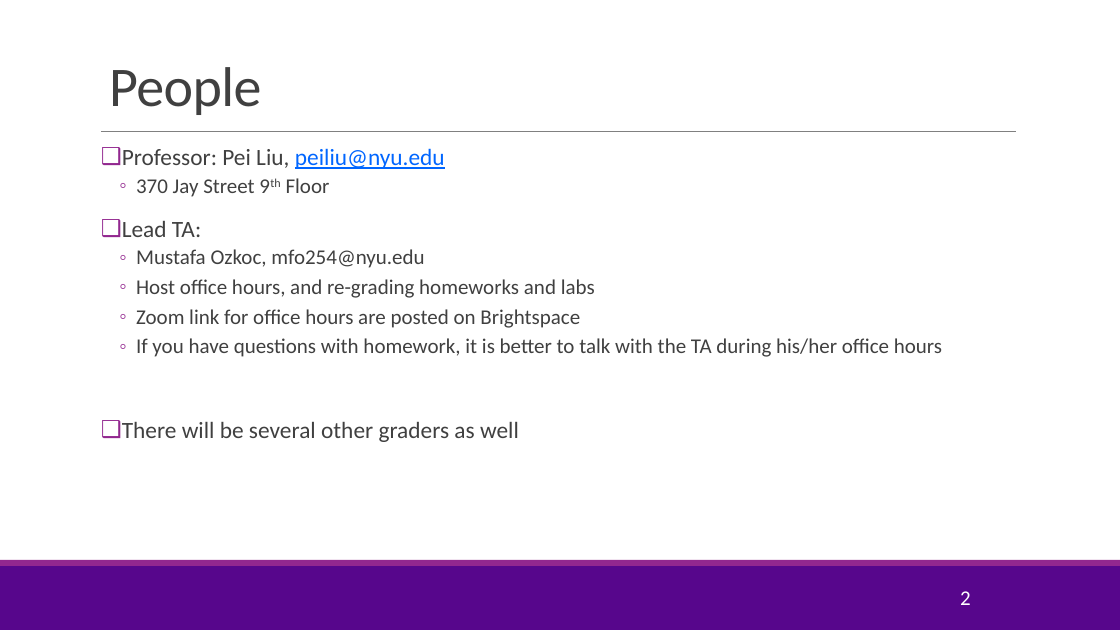
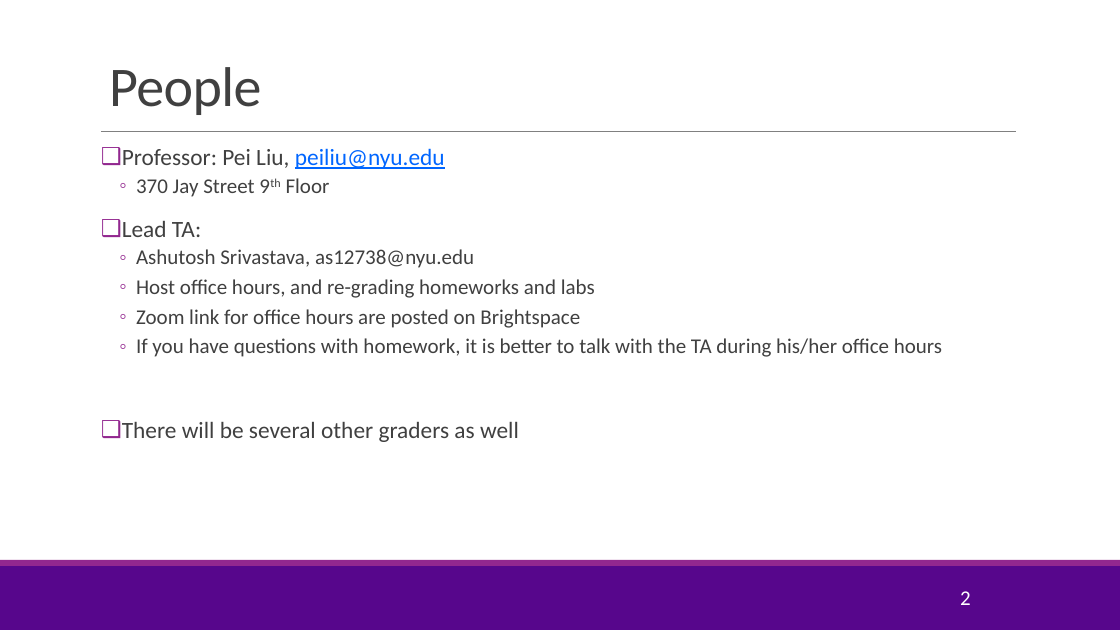
Before and after one commit to pliugithub/MachineLearning, a slide deck: slide 2 of lectures/CourseAdmin.pptx. Drawn at 1120x630 pixels with LibreOffice and Linux fonts; fonts in the diff are those of the drawing; background and template pictures are left out. Boxes give left, top, right and bottom in pixels: in the first picture for what was removed or moved away, otherwise in the second. Text is boxed around its words. In the diff, an @@ line names an element or a change of style, - is before the commit and + after.

```diff
--- a/lectures/CourseAdmin.pptx
+++ b/lectures/CourseAdmin.pptx
@@ text at (x1=136, y1=249, x2=474, y2=268): text changed @@
-  ◦ Mustafa Ozkoc, mfo254@nyu.edu
+  ◦ Ashutosh Srivastava, as12738@nyu.edu
```
Also in this commit, not shown: 4 other files.
